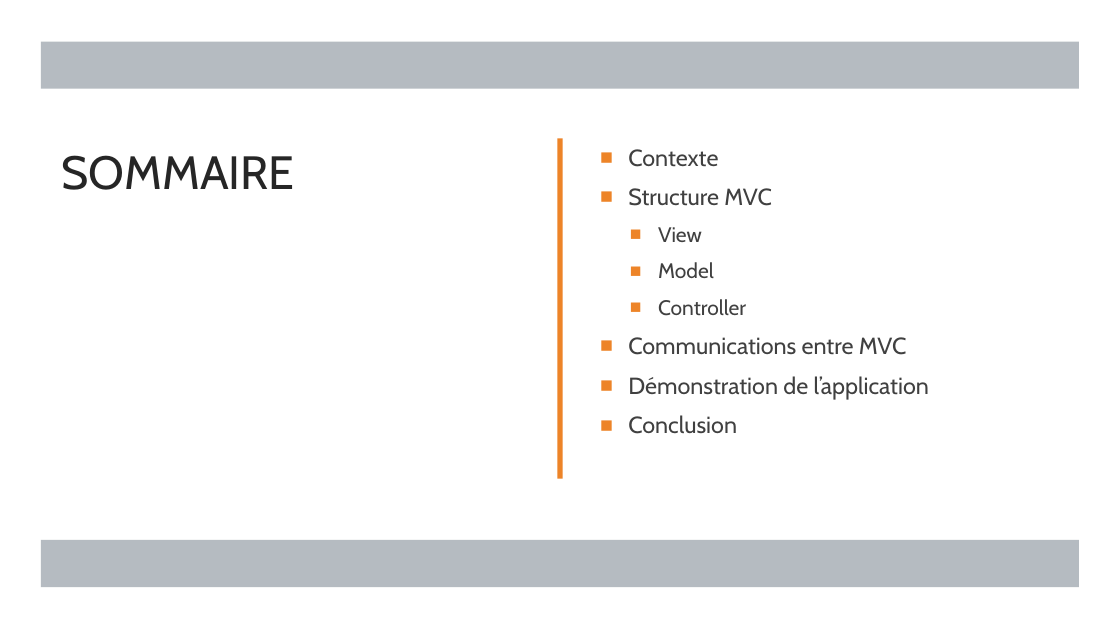
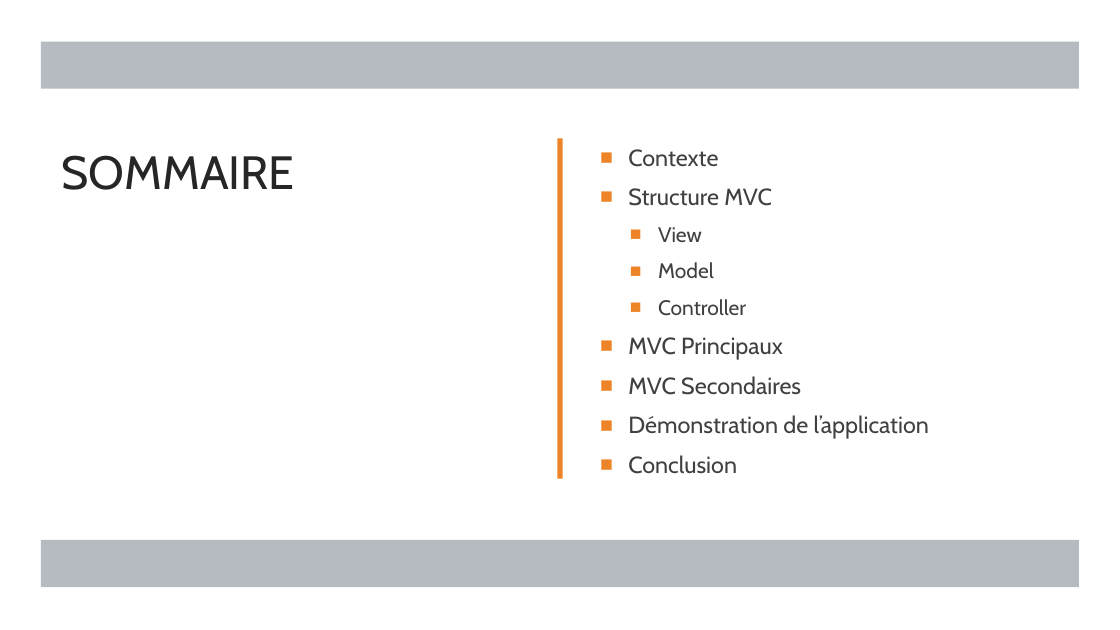
Before and after one commit to MickaeliOS/OpenClassrooms-P9-LeBaluchon, a slide deck: slide 2 of Soutenance/Horn_Mickael_presentation_4_102022.pptx. Drawn at 1120x630 pixels with LibreOffice and Linux fonts; fonts in the diff are those of the drawing. Boxes give left, top, right and bottom in pixels: in the first picture for what was removed or moved away, otherwise in the second. Text is boxed around its words. In the diff, an @@ line names an element or a change of style, - is before the commit and + after.

```diff
--- a/Soutenance/Horn_Mickael_presentation_4_102022.pptx
+++ b/Soutenance/Horn_Mickael_presentation_4_102022.pptx
@@ text at (x1=628, y1=337, x2=801, y2=395): text changed @@
-■ Communications entre MVC
+■ MVC Principaux
+■ MVC Secondaires
```
Also in this commit, not shown: 2 other slides changed, 1 slide added, 13 other files.
